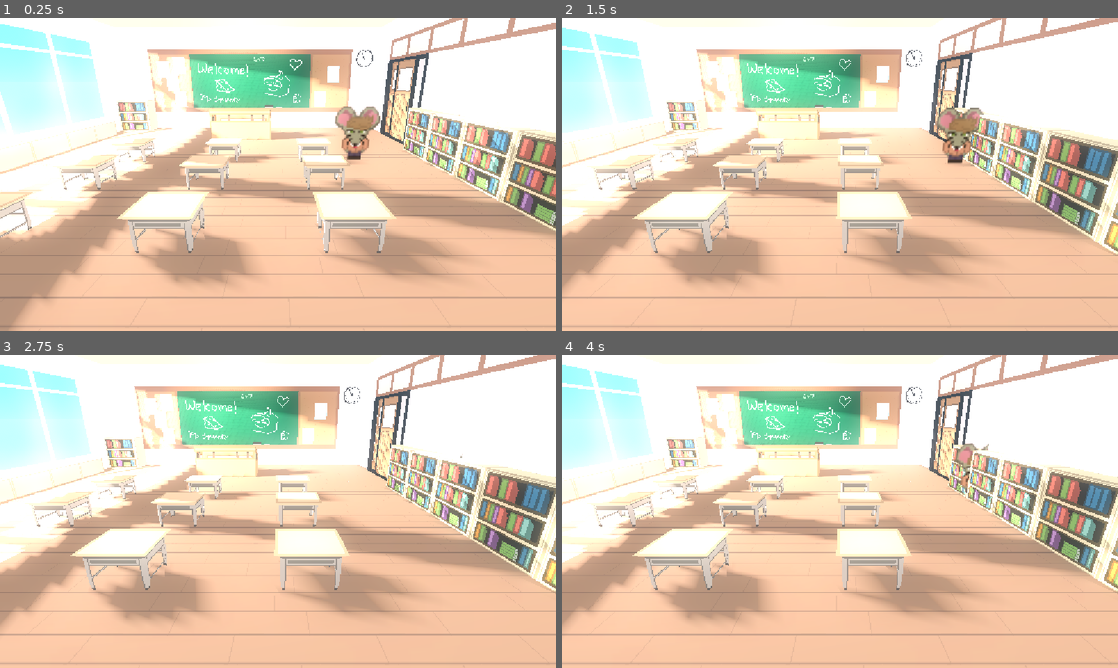
Above: before the commit, frames 1-4 (two rows, left to right).
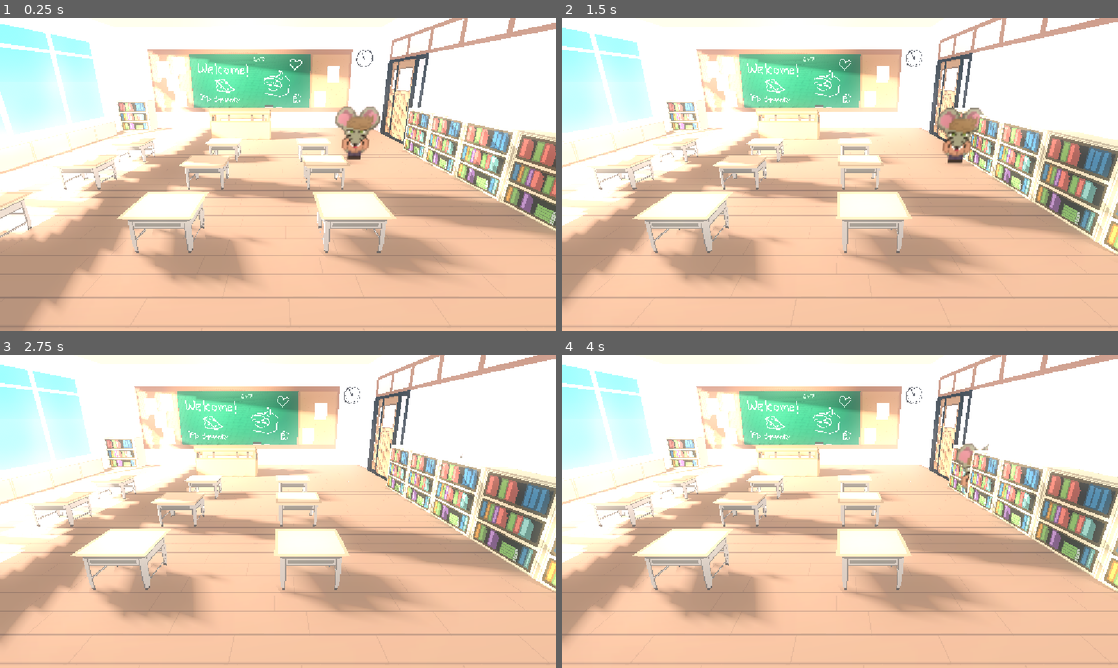
Above: after the commit, the same moments.

Repository: sid-the-loser/riskuits
Game: Godot game, scene res://scenes/test.tscn
The game is run twice, just before and just after one commit, with the same random seed, the same clock (stepped at 60 frames per second) and the same inputs.
Inputs:
- Up to frame 1 (0.25 s): no input
- Up to frame 2 (1.5 s): hold Right (move_right) 0.53-1.28 s; hold Down (move_down) from 1.28 s (still down)
- Up to frame 3 (2.75 s): release Down (move_down) at 2.03 s; hold Right (move_right) from 2.03 s (still down)
- Up to frame 4 (4 s): release Right (move_right) at 2.78 s; hold Up (move_up) 2.78-3.53 s; tap Enter at 3.5 s; hold Left (move_left) from 3.53 s (still down)

The runs differ from the first frame. In frame 1, 2.9% of the frame differs, in the area x 0-99%, y 10-100%; in frame 2, 2.4%; in frame 3, 2.4%; in frame 4, 2.4%.

Commit message:
Lighting Adjustment

Diff:
--- a/scenes/test.tscn
+++ b/scenes/test.tscn
@@ -32,7 +32,7 @@
 transform = Transform3D(3.63, 0, 0, 0, 3.63, 0, 0, 0, 3.63, -8.551542, 0, 0)
 
 [node name="SpotLight3D" type="SpotLight3D" parent="."]
-transform = Transform3D(0.35945526, 0.50032914, -0.7876946, -0.007763355, 0.8456873, 0.5336223, 0.93313, -0.1856982, 0.30787098, -16.899302, 10.149696, -9.6017)
+transform = Transform3D(0.35945526, 0.50032914, -0.7876946, -0.007763355, 0.8456873, 0.5336223, 0.93313, -0.1856982, 0.30787098, -16.899302, 10.0914345, -9.6017)
 light_energy = 16.0
 light_indirect_energy = 16.0
 light_volumetric_fog_energy = 16.0
